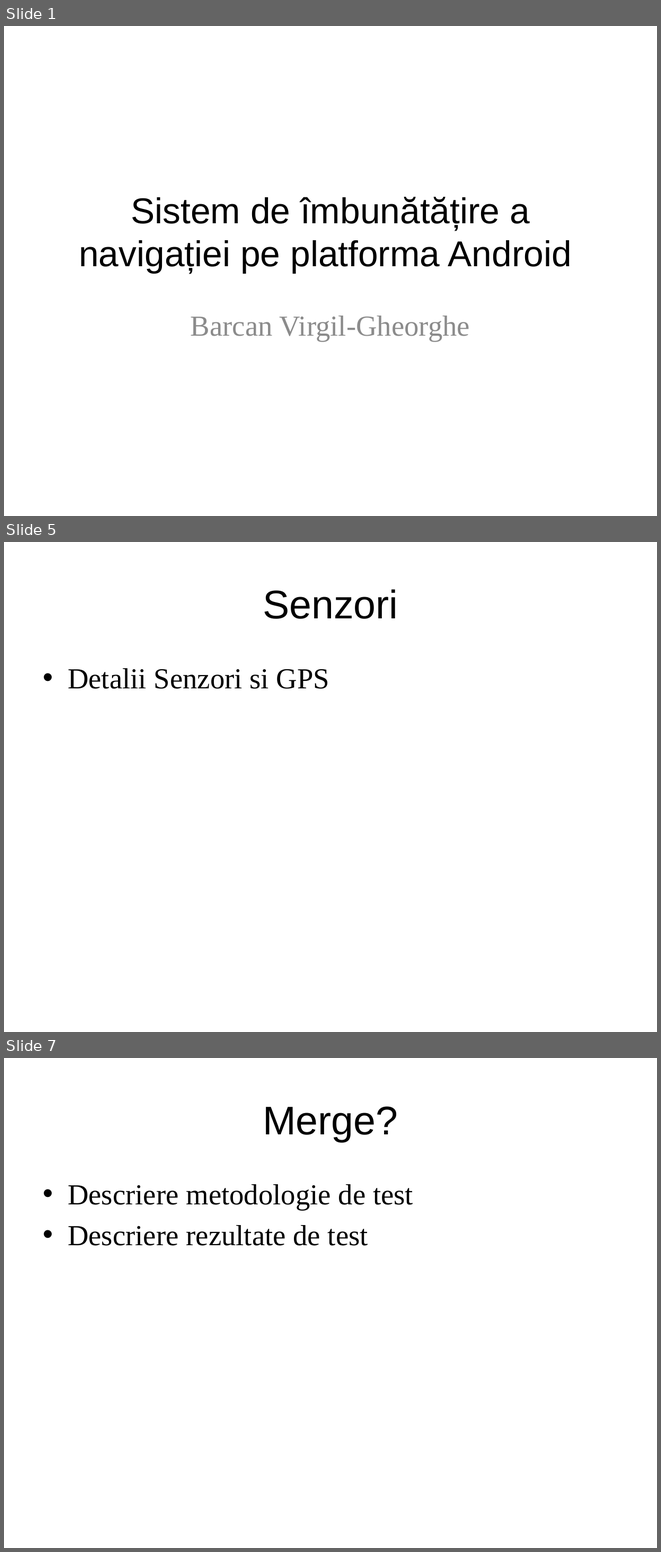
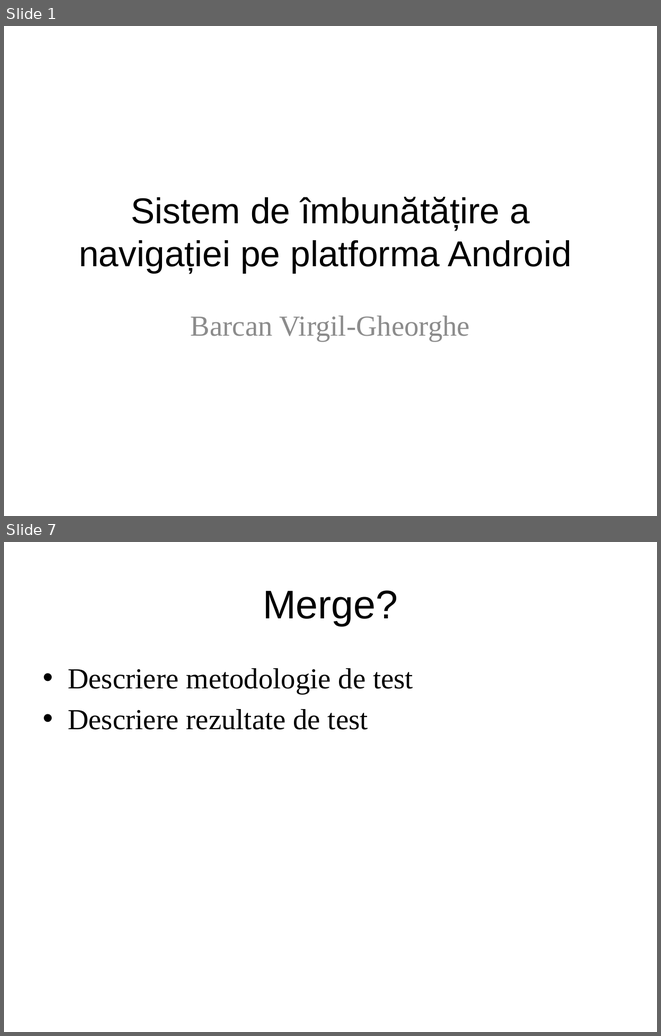
Before and after one commit to VirgilBarcan/InsideNAV, a slide deck: docs/prezentare.pptx. Shown one above the other, each under a label of ours: slides 1, 5 and 7 before the commit, slides 1 and 7 after it; the slides between them are not shown. The pictures are 661x1552 and 661x1036 pixels, drawn with LibreOffice and Linux fonts; fonts in the diff are those of the drawing. Boxes give left, top, right and bottom in pixels: in the first picture for what was removed or moved away, otherwise in the second. Text is boxed around its words. In the diff, an @@ line names an element or a change of style, - is before the commit and + after.

```diff
--- a/docs/prezentare.pptx
+++ b/docs/prezentare.pptx
@@ slide 5 removed at bbox=[4, 542, 657, 1032], background #FFFFFF @@
@@ title removed at bbox=[263, 589, 398, 619] @@
-Senzori
@@ text removed at bbox=[68, 668, 329, 689] @@
-• Detalii Senzori si GPS
```
Also in this commit, not shown: 3 slides changed, 2 slides added, 1 other slide removed.
